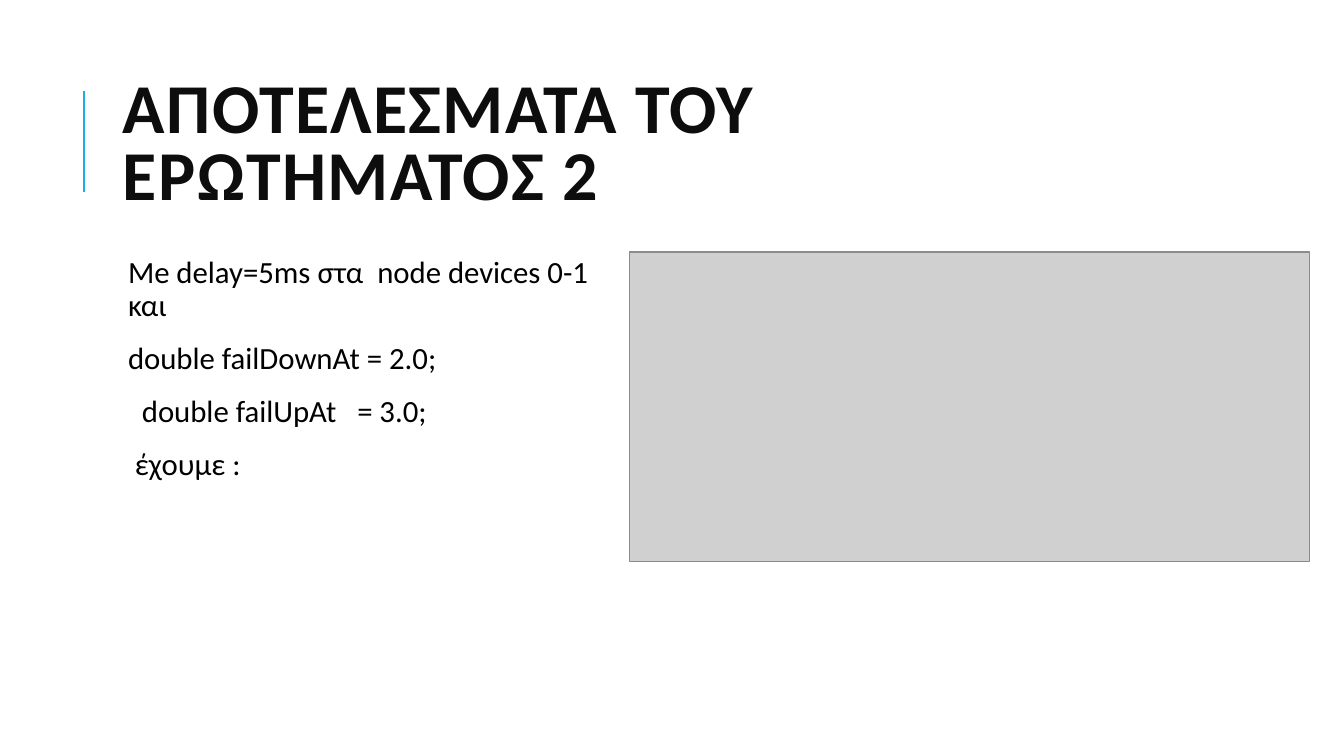
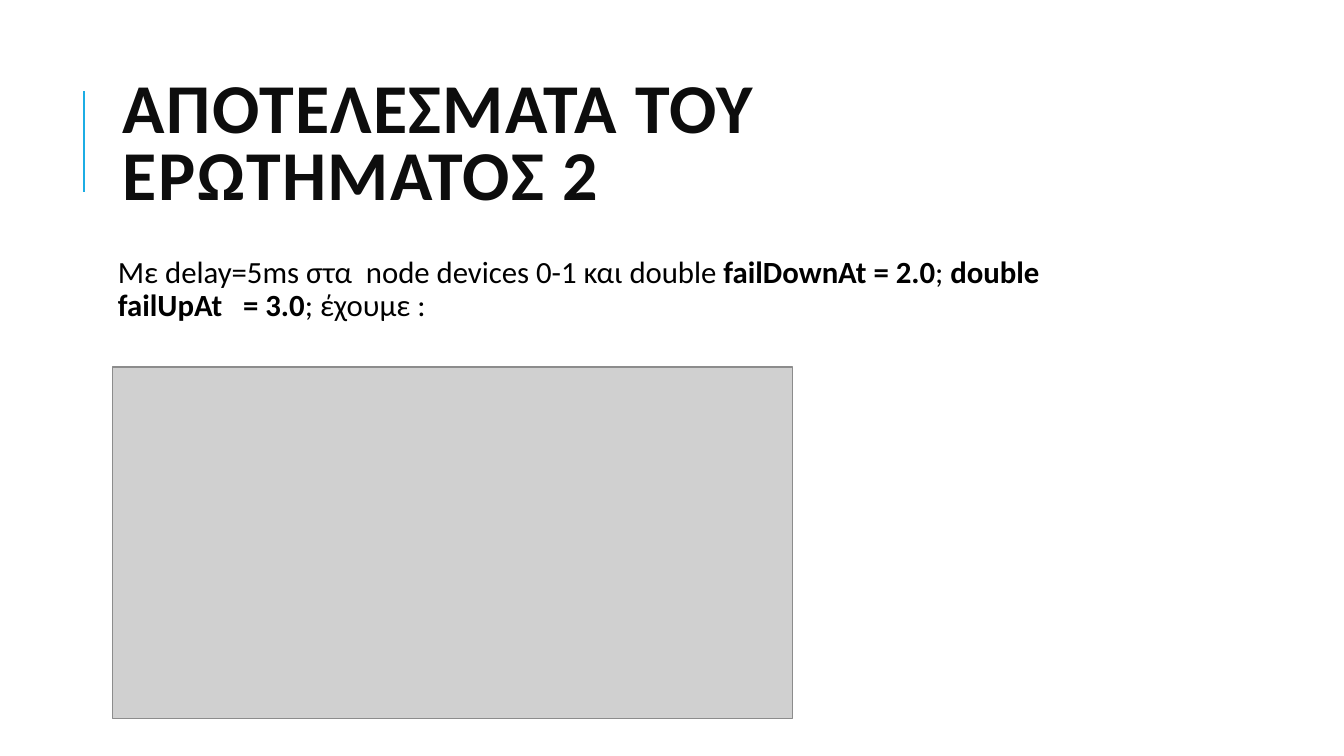
Before and after one commit to grgmyl/Ns3Project, a slide deck: slide 11 of Presentations/Ns-3_presentation_F.pptx. Drawn at 1344x756 pixels with LibreOffice and Linux fonts; fonts in the diff are those of the drawing; grey boxes stand for pictures. Boxes give left, top, right and bottom in pixels: in the first picture for what was removed or moved away, otherwise in the second. Text is boxed around its words. In the diff, an @@ line names an element or a change of style, - is before the commit and + after.

```diff
--- a/Presentations/Ns-3_presentation_F.pptx
+++ b/Presentations/Ns-3_presentation_F.pptx
@@ text at <box>118,261,1039,321</box>: text changed @@
-  Me delay=5ms στα node devices 0-1 και
-  double failDownAt = 2.0;
-  double failUpAt = 3.0;
-  έχουμε :
+Με delay=5ms στα node devices 0-1 και double failDownAt = 2.0; double failUpAt = 3.0; έχουμε :
@@ picture: place and size @@
-picture at <box>629,252,1310,562</box>
+picture at <box>113,367,793,718</box>
```
Also in this commit, not shown: 5 other slides changed.
